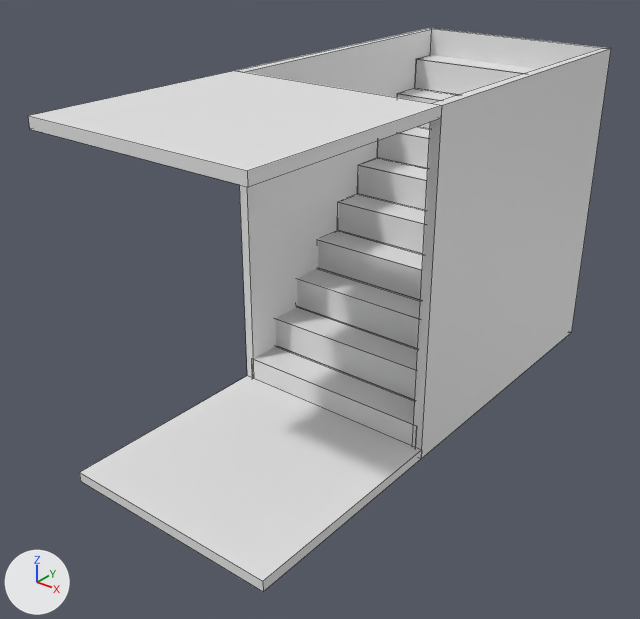
An edit to the Blender file Models/room.blend, drawn before and after from the same camera.
Camera for both pictures: a 50 mm lens placed at (5.22, -5.4, 4.43), pointed at (0.84, 0.08, 1.03). The axes (+X, +Y, +Z) are drawn at lower left. The lights are the same throughout. Mesh edges are drawn as thin lines. The same objects are shown in both versions, whatever each file hides.

The first picture shows 'Cube', 'stairs'.
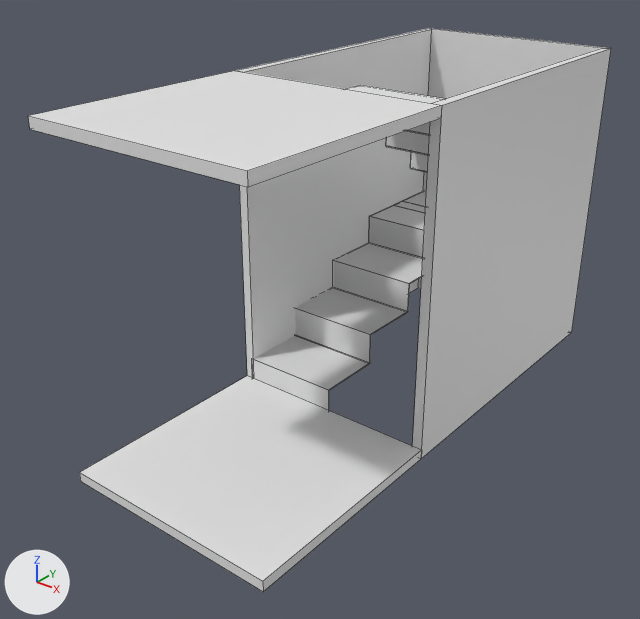
The change, as a diff of the scene's bpy script:
```diff
--- a/Models/room.blend.py
+++ b/Models/room.blend.py
@@ me_cube @@
 me_cube.from_pydata(...)  # 6 vertices, 2 faces; spans x 0.06..1.94, y -0.1..0.23, z 0.0..0.3
 # used by ob_cube; location = (0.0, 0.1, 0.0)
+# me_cube part 1: the whole mesh is scaled about its middle by (0.5, 1.89, 1), then moved by (-0.47, 0.15, 0.0)
@@ me_cube_002 @@
+me_cube_002.from_pydata([(0.06, -0.1, 0.3), (0.06, 0.53, 0.3), (1.98, -0.1, 0.3), (1.98, 0.53, 0.3)], [], [(3, 1, 0, 2)])
@@ me_cube_001 @@
+me_cube_001.from_pydata([(0.064, -0.1, -0.237), (0.064, -0.1, 0.053), (0.064, 0.301, 0.053), (1.0, -0.1, -0.237), (1.0, -0.1, 0.053), (1.0, 0.301, 0.053)], [], [(3, 4, 1, 0), (5, 2, 1, 4)])
@@ ob_cube @@
 _m = ob_cube.modifiers.new('Array', 'ARRAY')
-_m.count = 9
+_m.count = 4
 _m.constant_offset_displace = (0.0, 0.0, 0.0)
@@ ob_cube_002 @@
+ob_cube_002 = bpy.data.objects.new('Cube.002', me_cube_002)
+ob_cube_002.location = (0.0, 2.44, 0.91)
+_m = ob_cube_002.modifiers.new('Solidify', 'SOLIDIFY')
+_m.nonmanifold_thickness_mode = 'FIXED'
+_m.nonmanifold_merge_threshold = 0.0003
@@ ob_cube_001 @@
+ob_cube_001 = bpy.data.objects.new('Cube.001', me_cube_001)
+ob_cube_001.location = (2.0, 2.29, 1.44)
+ob_cube_001.rotation_euler = (0.0, 0.0, 3.142)  # degrees (0, 0, 180)
+_m = ob_cube_001.modifiers.new('Solidify', 'SOLIDIFY')
+_m.nonmanifold_thickness_mode = 'FIXED'
+_m.nonmanifold_merge_threshold = 0.0003
+_m = ob_cube_001.modifiers.new('Array', 'ARRAY')
+_m.count = 6
+_m.constant_offset_displace = (0.0, 0.0, 0.0)
+_m.relative_offset_displace = (0.0, 1.0, 1.0)
```

Pixel boxes [x1, y1, x2, y2] of what changed, in the pictures (640 x 619 px):
'Cube', mesh rescaled, modifiers changed (39% narrower, 47% shorter): before [254, 55, 536, 446]; after [254, 205, 425, 410]
'Cube.001', added: after [347, 85, 444, 173]
'Cube.002', added: after [394, 191, 426, 212]
